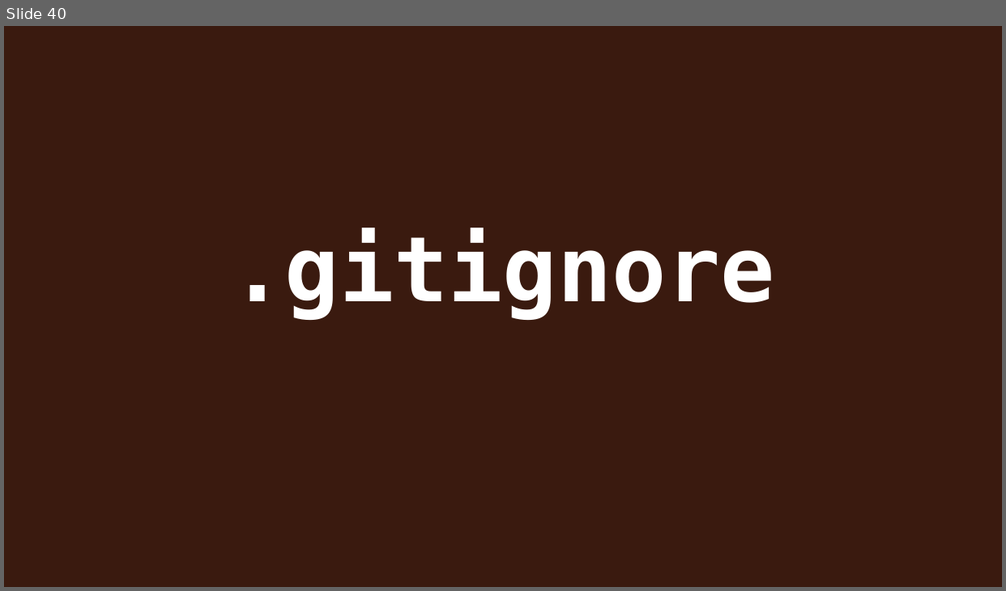
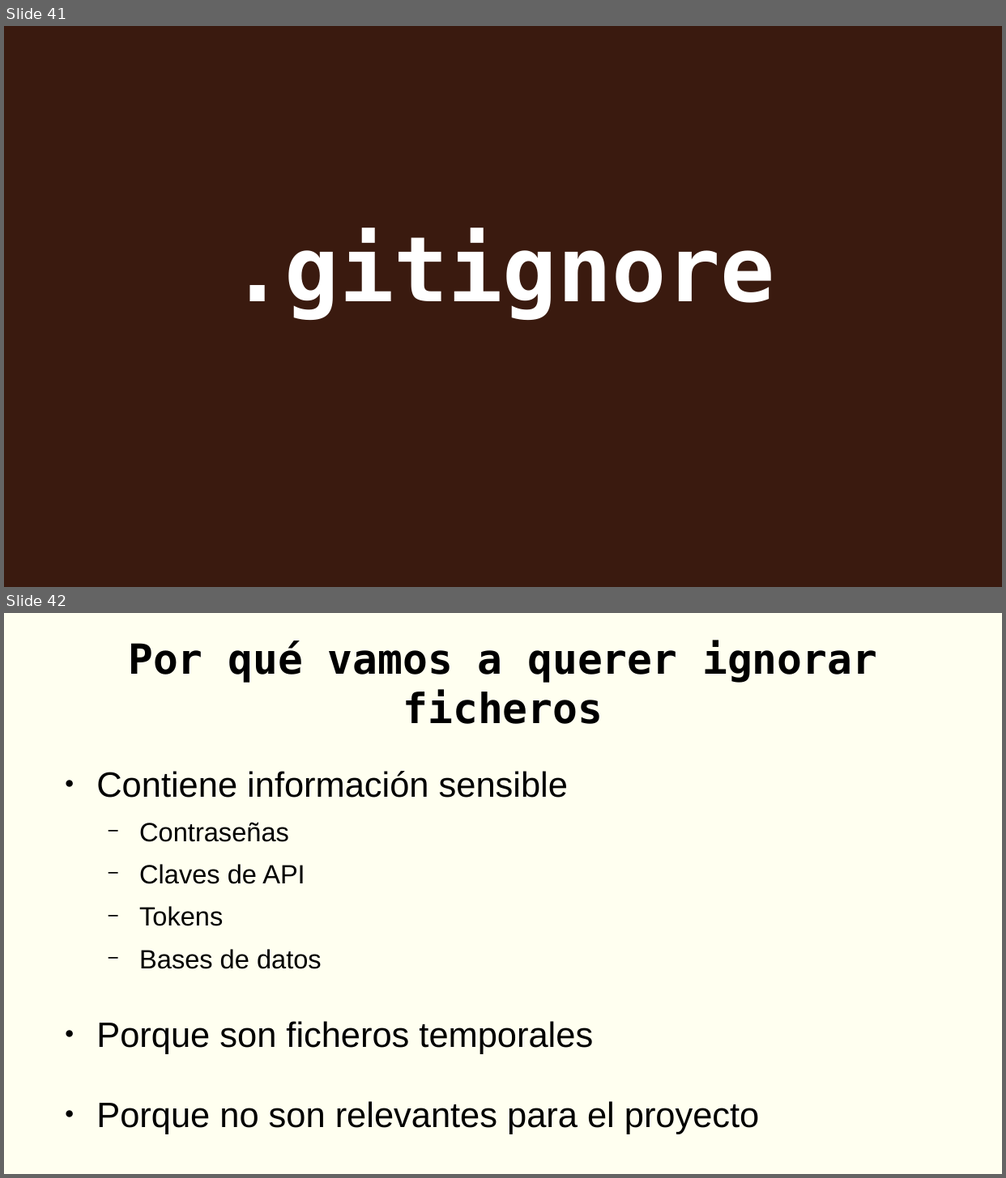
Before and after one commit to rgmf/eed2425, a slide deck: ut/02_control_de_versiones/presentacion/02_git_local.odp. Shown one above the other, each under a label of ours: slide 40 before the commit, slides 41 and 42 after it. The pictures are 1006x591 and 1006x1178 pixels, drawn with LibreOffice and Linux fonts; fonts in the diff are those of the drawing. Boxes give left, top, right and bottom in pixels: in the first picture for what was removed or moved away, otherwise in the second. Text is boxed around its words. In the diff, an @@ line names an element or a change of style, - is before the commit and + after.

```diff
--- a/ut/02_control_de_versiones/presentacion/02_git_local.odp
+++ b/ut/02_control_de_versiones/presentacion/02_git_local.odp
@@ slide 42 added at (4, 613, 1002, 1174), background #FFFFF0 @@
@@ title added at (128, 641, 877, 724), 33 pt, text #000000, bold @@
+Por qué vamos a querer ignorar ficheros
@@ text added at (96, 771, 759, 1135), 28 pt, text #000000 @@
+● Contiene información sensible
+  − Contraseñas
+  − Claves de API
+  − Tokens
+  − Bases de datos
+● Porque son ficheros temporales
+● Porque no son relevantes para el proyecto
@@ what was slide 40 is now slide 41 @@
```
Also in this commit, not shown: 1 slide changed, 24 other slides added.
